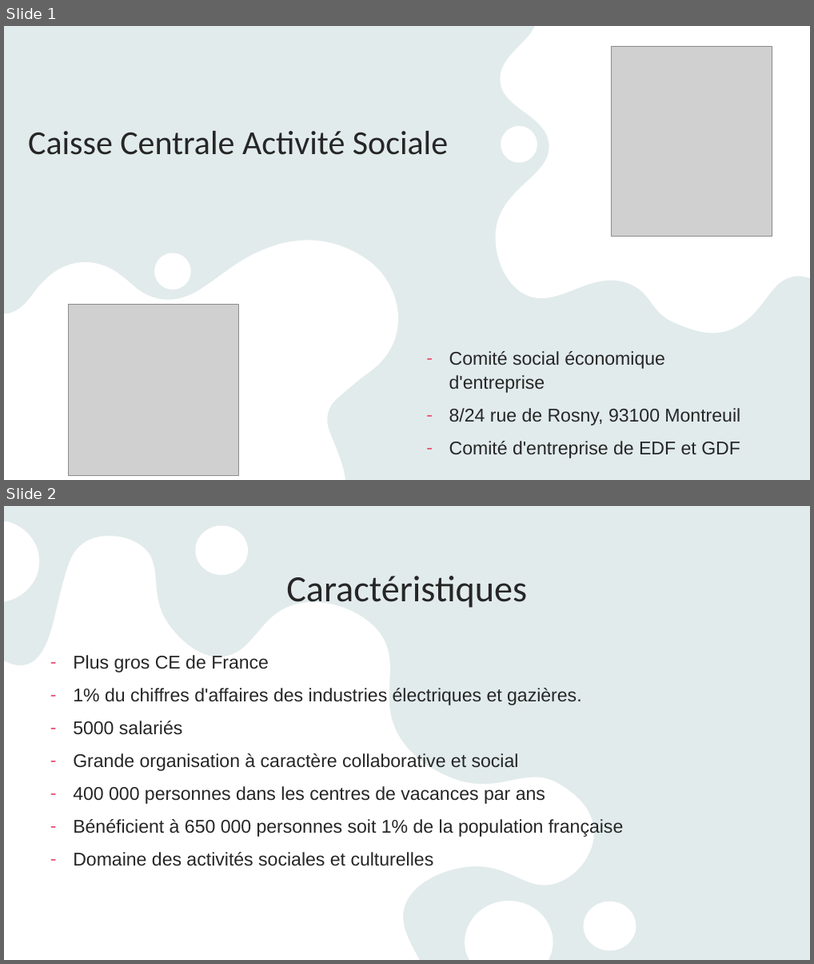
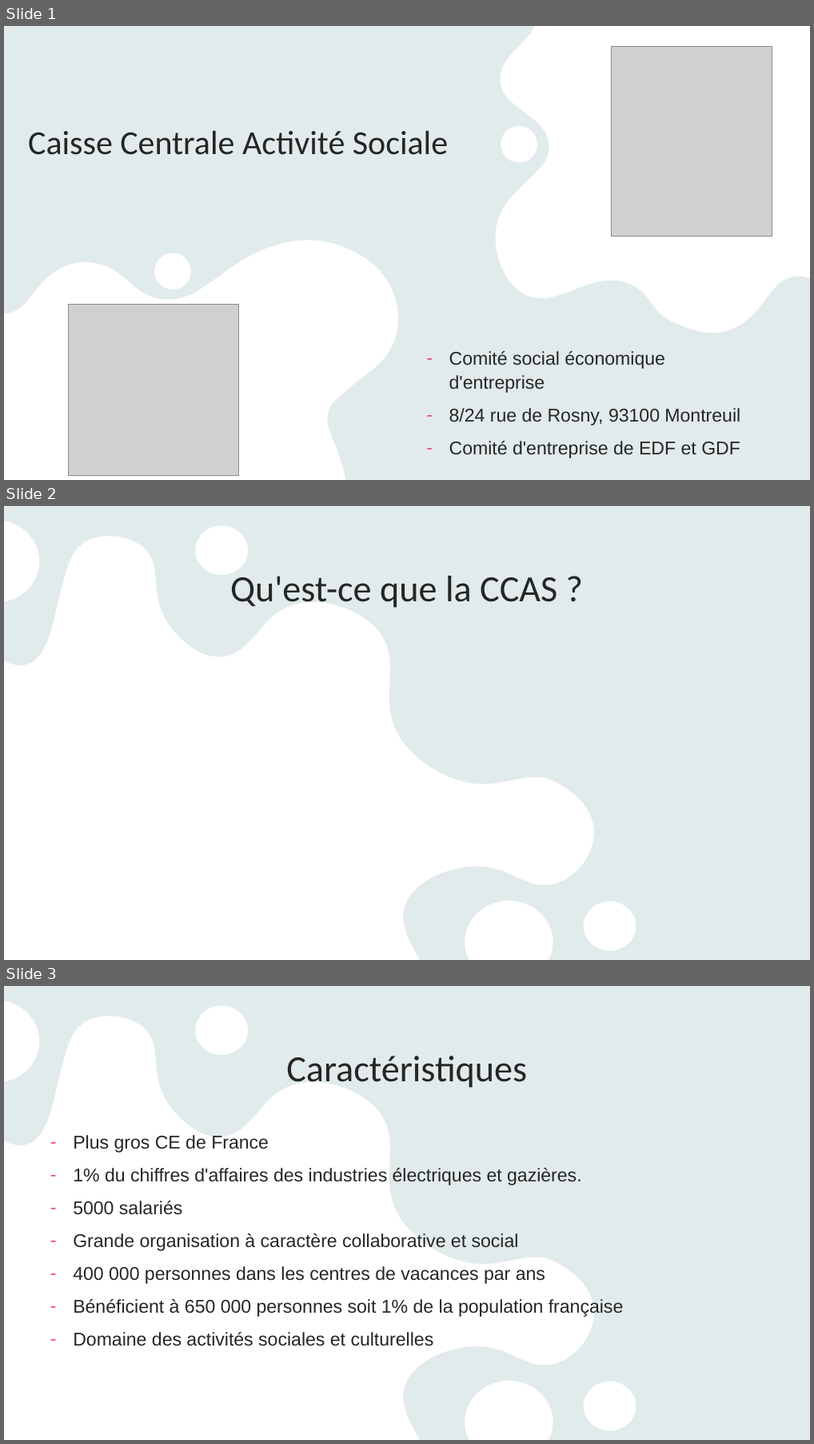
Before and after one commit to Mdabsence/astrofy, a slide deck: public/Présentation.pptx. Shown one above the other, each under a label of ours: slides 1 and 2 before the commit, slides 1, 2 and 3 after it. The pictures are 814x964 and 814x1444 pixels, drawn with LibreOffice and Linux fonts; fonts in the diff are those of the drawing; grey boxes stand for pictures. Boxes give left, top, right and bottom in pixels: in the first picture for what was removed or moved away, otherwise in the second. Text is boxed around its words. In the diff, an @@ line names an element or a change of style, - is before the commit and + after.

```diff
--- a/public/Présentation.pptx
+++ b/public/Présentation.pptx
@@ slide 2 added at bbox=[4, 506, 810, 960], background #E9F3F3; not listed: 2 template elements that a slide beside it also shows @@
@@ title added at bbox=[230, 576, 558, 608], 44 pt, text #262626 @@
+Qu'est-ce que la CCAS ?
@@ what was slide 2 is now slide 3 @@
```
Also in this commit, not shown: 2 slides changed, 1 other slide added, 4 other files.
